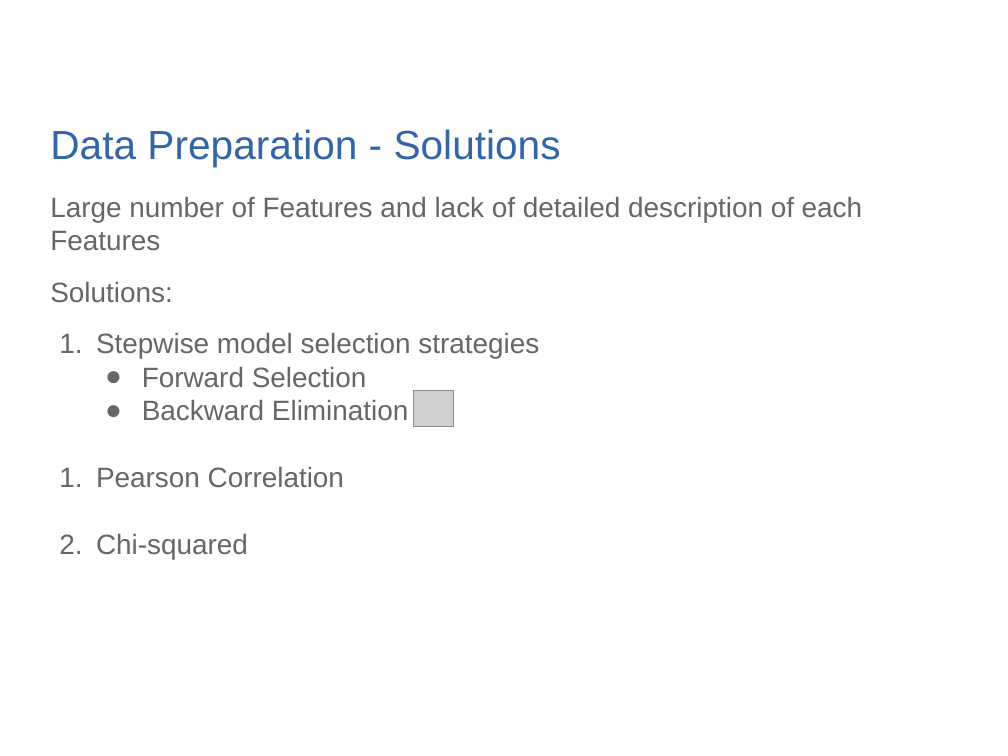
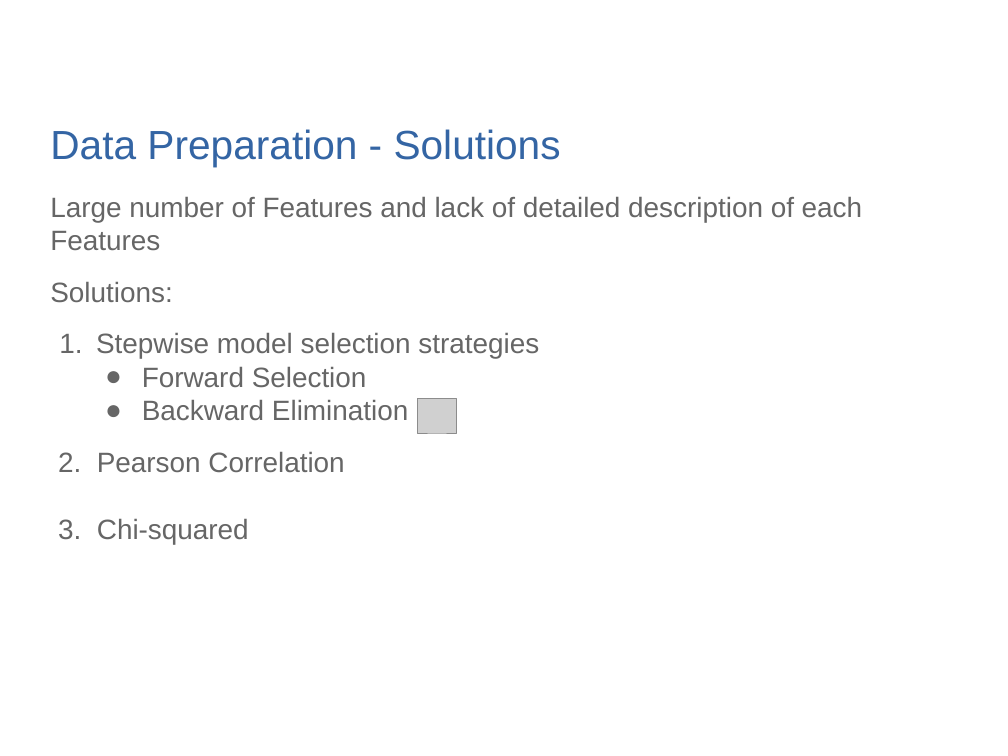
Before and after one commit to quickheaven/scs-3251-statistics-for-data-science, a slide deck: slide 9 of documents/Spam Email Classification - Arjie Cristobal.pptx. Drawn at 1008x756 pixels with LibreOffice and Linux fonts; fonts in the diff are those of the drawing; grey boxes stand for pictures; background and template pictures are left out. Boxes give left, top, right and bottom in pixels: in the first picture for what was removed or moved away, otherwise in the second. Text is boxed around its words. In the diff, an @@ line names an element or a change of style, - is before the commit and + after.

```diff
--- a/documents/Spam Email Classification - Arjie Cristobal.pptx
+++ b/documents/Spam Email Classification - Arjie Cristobal.pptx
@@ picture: place and size @@
-picture at (414, 391, 454, 426)
+picture at (418, 398, 457, 433)
@@ text at (58, 452, 344, 544): text changed @@
-1. Pearson Correlation
-2. Chi-squared
+2. Pearson Correlation
+3. Chi-squared
```
Also in this commit, not shown: 7 other slides changed.
